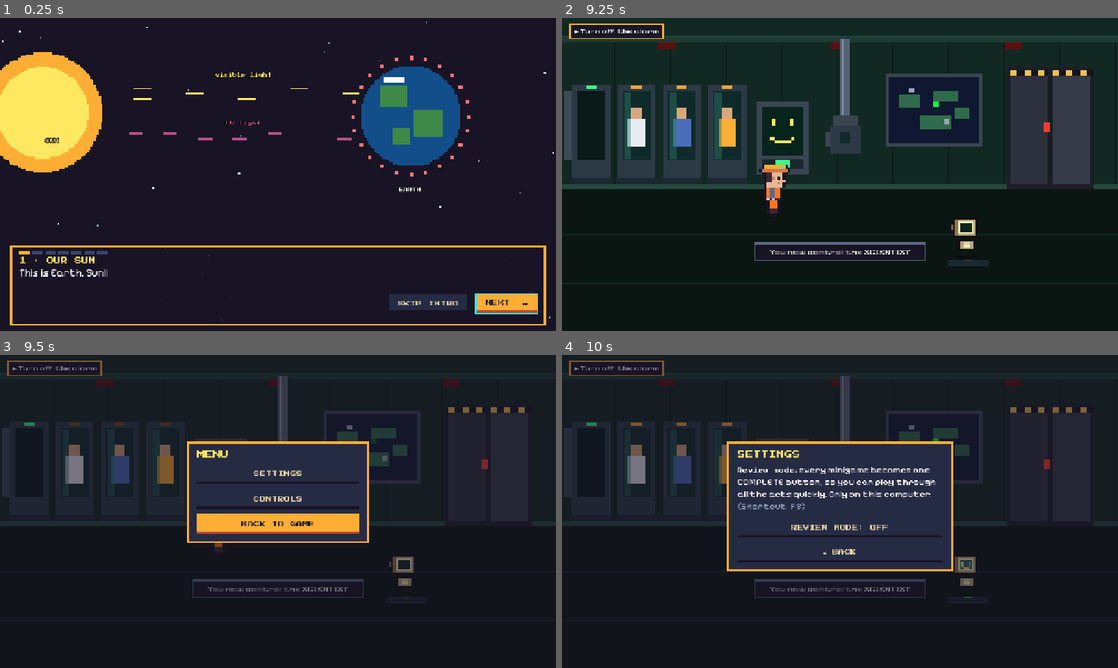
Above: before the commit, frames 1-4 (two rows, left to right).
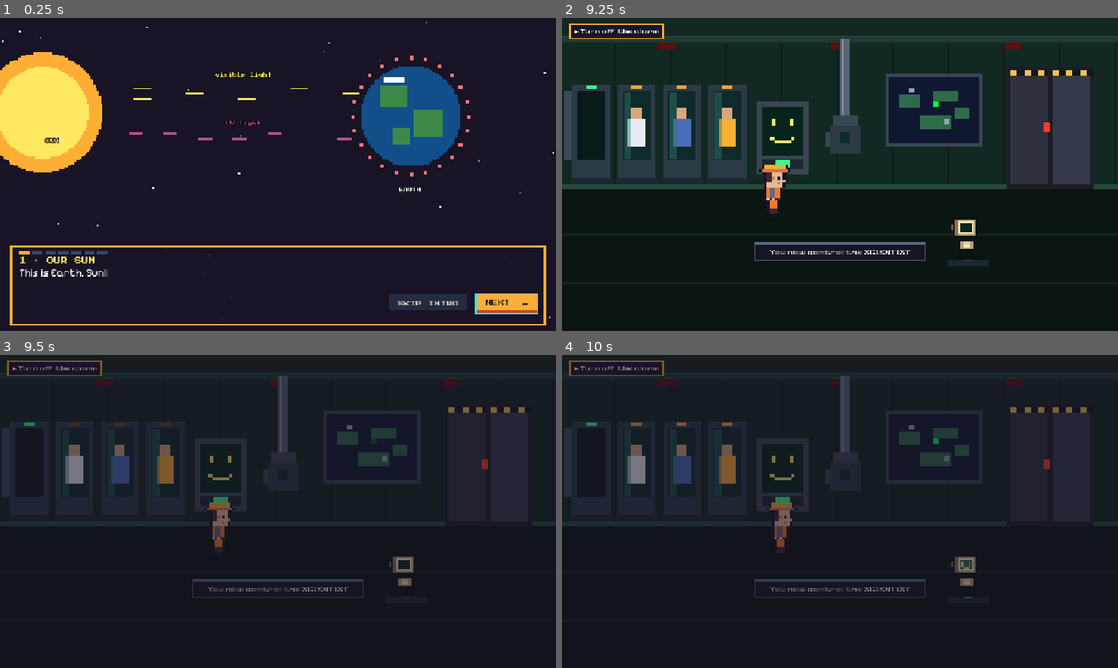
Above: after the commit, the same moments.

Repository: wamos0922/ProjectDawn
Game: Godot game, scene res://game/dawn/dawn.tscn
Same seed, same stepped clock (60 frames per second), same inputs: the game is played once before the commit and once after it. This scene is started directly instead of the project's main scene.
Inputs (mouse positions are in pixels of both pictures, inside the frame that each line leads up to):
- Up to frame 1 (0.25 s): no input
- Up to frame 2 (9.25 s): click "SKIP INTRO" at 0.5 s; click "> ANYONE · open the mission b…" at 1.25 s; click (1034, 30) at 2.02 s; click (1056, 30) at 2.77 s; click (1079, 30) at 3.52 s; click (1101, 30) at 4.27 s; click "CLICK OR PRESS ANY KEY TO WAK…" at 5 s; tap Enter at 5.75, 6.6 s; move the mouse to (962, 158) at 5.77 s; hold D 5.78-6.53 s; tap E at 5.85, 6.8, 7.55, 8.3, 9.05 s; click (962, 158) at 5.92 s; tap Space at 6.02, 6.77, 8.27, 9.02 s; move the mouse to (728, 190) at 6.52 s; hold S 6.53-7.28 s; move the mouse to (895, 105) at 7.27 s; hold D 7.28-8.03 s; tap Tab at 7.35 s; move the mouse to (812, 237) at 8.02 s; hold W 8.03-8.78 s; tap 1 at 8.1 s; click (812, 237) at 8.17 s; move the mouse to (1006, 221) at 8.77 s; hold A from 8.78 s (still down); tap 2 at 8.85 s
- Up to frame 3 (9.5 s): keep holding A; tap Escape at 9.4 s
- Up to frame 4 (10 s): release A at 9.5 s; click (840, 473) at 9.5 s, where only the run before the commit has a clickable "SETTINGS"

Frames 1-2 are identical in both runs. In frame 3, 8.8% of the frame differs, in the area x 33-67%, y 27-60%; in frame 4, 14%, in the area x 29-71%, y 27-70%.

Commit message:
Minigames open in a fixed popup windom

Diff:
--- a/game/dawn/dawn_ui.gd
+++ b/game/dawn/dawn_ui.gd
@@ -360,28 +360,99 @@
 
 
 ## Opens an empty modal panel and returns its VBox to fill. Freezes local players.
-func panel(bg := Color("#262b44"), border := Color("#feae34"), width := 760.0, top_y := 70.0) -> VBoxContainer:
+## Dark layer behind a modal window (blocks clicks on the game). dim: 0 = clear, 1 = black.
+func _modal(dim: float) -> void:
 	if _panel:
 		_panel.queue_free()
 	if _shade == null:
 		_shade = ColorRect.new()
-		_shade.color = Color(0.094, 0.078, 0.145, 0.55)
 		_shade.size = Vector2(1280, 720)
 		_shade.mouse_filter = Control.MOUSE_FILTER_STOP
 		root.add_child(_shade)
+	_shade.color = Color(0.094, 0.078, 0.145, dim)
 	root.move_child(_shade, -1)
+	game.set_frozen(true)
+
+
+## Opens an empty modal panel and returns its VBox to fill. Freezes local players.
+func panel(bg := Color("#262b44"), border := Color("#feae34"), width := 760.0, top_y := 70.0) -> VBoxContainer:
+	_modal(0.55)
 	var p := PanelContainer.new()
-	p.add_theme_stylebox_override("panel", DawnTheme.box(bg, border, 4, Color(0, 0, 0, 0), 0, Vector4(24, 20, 24, 20)))
-	p.custom_minimum_size = Vector2(width, 0)
-	p.position = Vector2((1280 - width) / 2.0, top_y)
-	root.add_child(p)
-	_panel = p
 	var box := VBoxContainer.new()
 	box.add_theme_constant_override("separation", 12)
 	p.add_child(box)
-	game.set_frozen(true)
 	return box
 
+# ---------------------------------------------------------------- task popup (minigames)
+
+const POPUP_SIZE := Vector2(880, 560)        ## every minigame window has this size
+const POPUP_DIM := 0.35                      ## how dark the game behind gets (0 = clear, 1 = black)
+
+
+## Opens a fixed-size task window in the middle of the screen, like a task in Among Us: the room
+## stays visible around it. Returns {"body": VBox to fill (scrolls if too tall), "foot": buttons row}.
+## Same life cycle as panel(): panel_open(), close_panel() and Esc work the same.
+func popup(kicker: String, heading: String, accent: Color) -> Dictionary:
+	_modal(POPUP_DIM)
+	var p := PanelContainer.new()
+	p.add_theme_stylebox_override("panel", DawnTheme.box(Color("#1b1e33"), DawnTheme.C["slate"], 6, Color(0, 0, 0, 0.5), 10, Vector4(0, 0, 0, 0)))
+	p.custom_minimum_size = POPUP_SIZE
+	p.size = POPUP_SIZE
+	p.position = (Vector2(1280, 720) - POPUP_SIZE) / 2.0
+	root.add_child(p)
+	_panel = p
+	var frame := VBoxContainer.new()
+	frame.add_theme_constant_override("separation", 0)
+	p.add_child(frame)
+	# header strip: role + task name on the accent colour, close button on the right
+	var head := PanelContainer.new()
+	head.add_theme_stylebox_override("panel", DawnTheme.box(accent, Color(0, 0, 0, 0), 0, Color(0, 0, 0, 0), 0, Vector4(20, 10, 12, 10)))
+	frame.add_child(head)
+	var hrow := HBoxContainer.new()
+	head.add_child(hrow)
+	var names := VBoxContainer.new()
+	names.add_theme_constant_override("separation", 6)
+	names.size_flags_horizontal = Control.SIZE_EXPAND_FILL
+	hrow.add_child(names)
+	title(names, kicker, DawnTheme.C["ink"], 10)
+	title(names, heading, DawnTheme.C["ink"], 20)
+	var x := Button.new()
+	x.text = "✕"
+	x.tooltip_text = "Close (Esc). You can come back later."
+	x.focus_mode = Control.FOCUS_NONE
+	x.theme_type_variation = "GhostButton"
+	x.custom_minimum_size = Vector2(44, 44)
+	x.add_theme_font_size_override("font_size", 22)
+	x.pressed.connect(close_panel)
+	hrow.add_child(x)
+	# body (scrolls if a minigame is taller than the window) and the fixed button row
+	var pad := MarginContainer.new()
+	pad.size_flags_vertical = Control.SIZE_EXPAND_FILL
+	for side in ["left", "right", "top"]:
+		pad.add_theme_constant_override("margin_" + side, 20)
+	frame.add_child(pad)
+	var scroll := ScrollContainer.new()
+	scroll.horizontal_scroll_mode = ScrollContainer.SCROLL_MODE_DISABLED
+	pad.add_child(scroll)
+	var body := VBoxContainer.new()
+	body.size_flags_horizontal = Control.SIZE_EXPAND_FILL
+	body.add_theme_constant_override("separation", 12)
+	scroll.add_child(body)
+	var fpad := MarginContainer.new()
+	for side in ["left", "right", "top", "bottom"]:
+		fpad.add_theme_constant_override("margin_" + side, 16 if side != "top" else 8)
+	frame.add_child(fpad)
+	var foot := HBoxContainer.new()
+	foot.add_theme_constant_override("separation", 14)
+	fpad.add_child(foot)
+	# pop in: grow from 92% and fade in
+	p.pivot_offset = POPUP_SIZE / 2.0
+	p.scale = Vector2(0.92, 0.92)
+	p.modulate.a = 0.0
+	var tw := p.create_tween().set_parallel(true).set_trans(Tween.TRANS_BACK).set_ease(Tween.EASE_OUT)
+	tw.tween_property(p, "scale", Vector2.ONE, 0.16)
+	tw.tween_property(p, "modulate:a", 1.0, 0.1)
+	return {"body": body, "foot": foot}
 
 func title(box: Node, text: String, color := Color("#fee761"), size := 18) -> Label:
 	var l := Label.new()
--- a/game/dawn/minigames.gd
+++ b/game/dawn/minigames.gd
@@ -120,17 +120,16 @@
 	return true
 
 
+## Opens the task window (dawn_ui.popup: fixed size, room visible behind) and returns the Game.
 func _open(role: String, title: String, text: String) -> Game:
 	var M := Game.new()
 	M.g = g
 	current = M
-	M.box = g.ui.panel(Color("#262b44"), RoleSprites.TAGS.get(role, P["amber"]), 860, 50)
-	g.ui.rich(M.box, "[color=#%s][b]%s TASK[/b][/color]" % [RoleSprites.TAGS[role].to_html(false), RoleSprites.NAMES[role]], 14)
-	g.ui.rich(M.box, "[b][color=#feae34]%s[/color][/b]" % title, 22)
+	var win: Dictionary = g.ui.popup(RoleSprites.NAMES[role] + " TASK", title, RoleSprites.TAGS.get(role, P["amber"]))
+	M.box = win["body"]
+	M.foot = win["foot"]
 	g.ui.rich(M.box, text, 17)
 	M.msg = g.ui.rich(M.box, "", 16)
-	M.foot = g.ui.row(M.box)
-	g.ui.button(M.foot, "LATER", g.ui.close_panel, false)
 	return M
 
 
@@ -277,12 +276,12 @@
 	var M := _open(role, title, text)
 	var st := {"th": randf() * TAU, "ok": false, "km": 0}
 	var read := _rt("", 18)
-	var S := 4.0                        # canvas pixels per demo pixel
+	var S := 2.5                       # canvas pixels per demo pixel
 	_canvas(M, 200 * S, 110 * S, func(c: Canvas):
 		var dt := c.get_process_delta_time()
-		c.draw_rect(Rect2(0, 0, 800, 440), P["ink"])
+		c.draw_rect(Rect2(0, 0, 200 * S, 110 * S), P["ink"])
 		for i in 40:
-			c.draw_rect(Rect2(fposmod(i * 77.7, 800), fposmod(i * 41.3, 440), 3, 3), P["steel"])
+			c.draw_rect(Rect2(fposmod(i * 77.7, 200 * S), fposmod(i * 41.3, 110 * S), 3, 3), P["steel"])
 		var a := 66.0
 		var e := 0.55
 		var b := a * sqrt(1.0 - e * e)
@@ -340,7 +339,7 @@
 		hrs[k]["w"] = 12
 		hrs[k]["storm"] = false
 	var grid := GridContainer.new()
-	grid.columns = 6
+	grid.columns = 4
 	M.add(grid)
 	for s in hrs:
 		var b := Button.new()
--- a/tests/minigame_test.gd
+++ b/tests/minigame_test.gd
@@ -76,6 +76,6 @@
 				if cb is CheckBox and cb.text.find("needed") >= 0: cb.button_pressed = true
 			var b3 := find("SEAL"); if b3: b3.pressed.emit()
 		"cell", "card":
-			var bs := buttons(g.ui._panel, []).filter(func(b): return not b.disabled and b.text.find("LATER") < 0)
+			var bs := buttons(g.ui._panel, []).filter(func(b): return not b.disabled and b.text != "✕")   # not the close button
 			if not bs.is_empty(): bs[vi % bs.size()].pressed.emit(); vi += 1
 	return false
